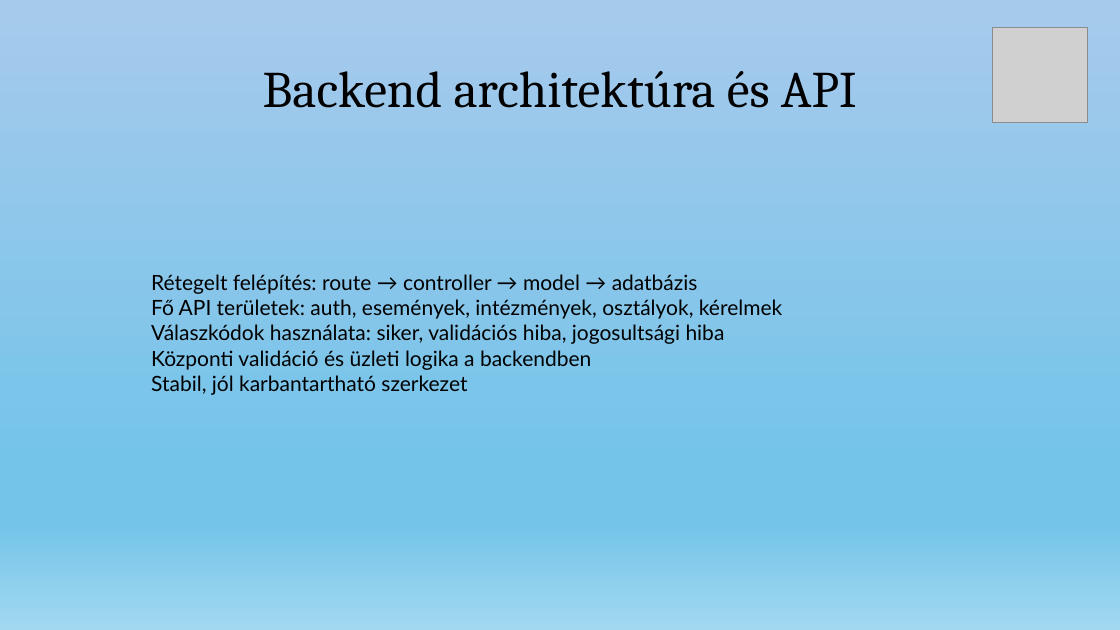
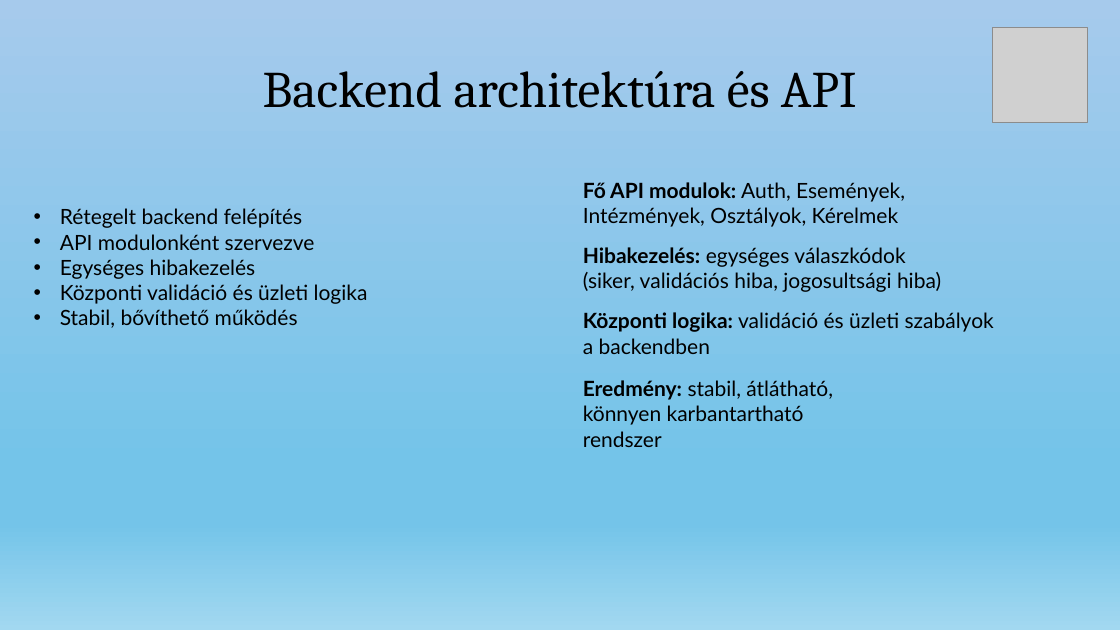
Before and after one commit to nagyls/13_S2_5_vizsgaremek, a slide deck: slide 5 of dokumentumok/EseményTér.pptx. Drawn at 1120x630 pixels with LibreOffice and Linux fonts; fonts in the diff are those of the drawing; grey boxes stand for pictures. Boxes give left, top, right and bottom in pixels: in the first picture for what was removed or moved away, otherwise in the second. Text is boxed around its words. In the diff, an @@ line names an element or a change of style, - is before the commit and + after.

```diff
--- a/dokumentumok/EseményTér.pptx
+++ b/dokumentumok/EseményTér.pptx
@@ text at (60,208,368,328): text changed @@
-Rétegelt felépítés: route → controller → model → adatbázis
-Fő API területek: auth, események, intézmények, osztályok, kérelmek
-Válaszkódok használata: siker, validációs hiba, jogosultsági hiba
-Központi validáció és üzleti logika a backendben
-Stabil, jól karbantartható szerkezet
+• Rétegelt backend felépítés
+• API modulonként szervezve
+• Egységes hibakezelés
+• Központi validáció és üzleti logika
+• Stabil, bővíthető működés
@@ text added at (583,182,905,227), 18 pt, text #000000 @@
+Fő API modulok: Auth, Események, Intézmények, Osztályok, Kérelmek
@@ text added at (583,247,941,292), 18 pt, text #000000 @@
+Hibakezelés: egységes válaszkódok (siker, validációs hiba, jogosultsági hiba)
@@ text added at (583,312,994,354), 18 pt, text #000000 @@
+Központi logika: validáció és üzleti szabályok a backendben
@@ text added at (583,380,833,447), 18 pt, text #000000 @@
+Eredmény: stabil, átlátható, könnyen karbantartható rendszer
```
Also in this commit, not shown: 4 other slides changed.
